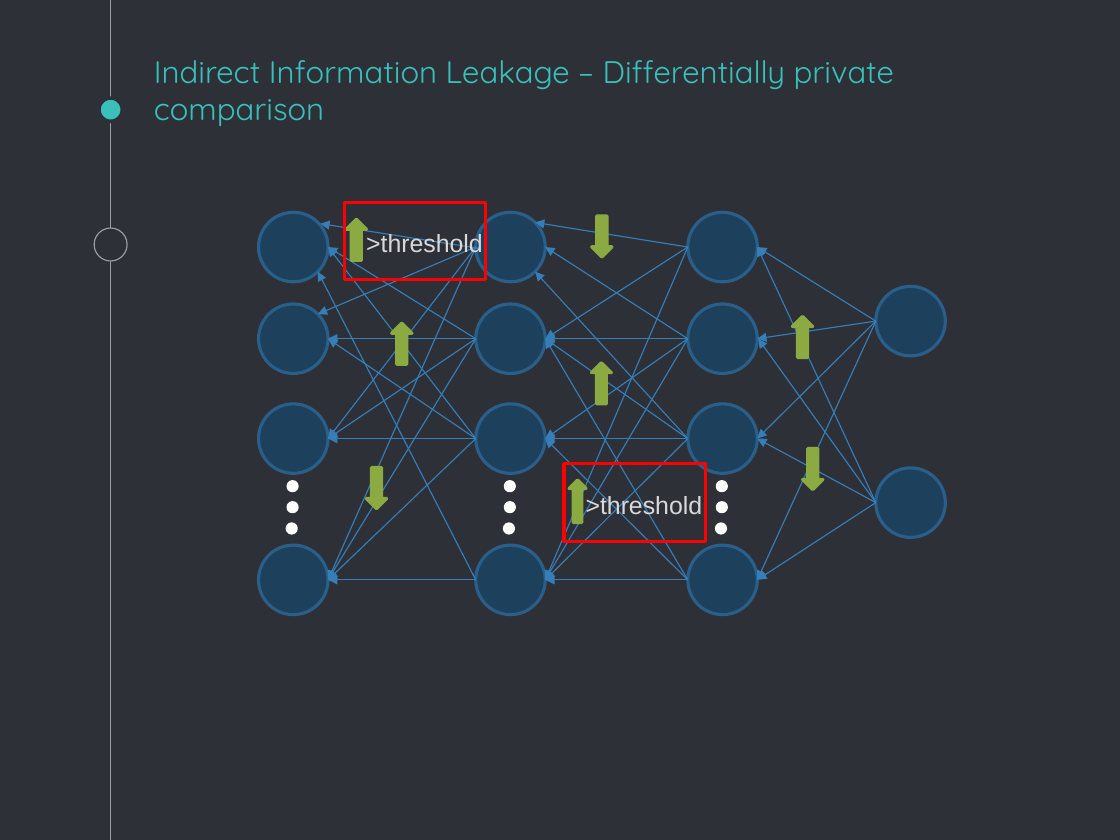
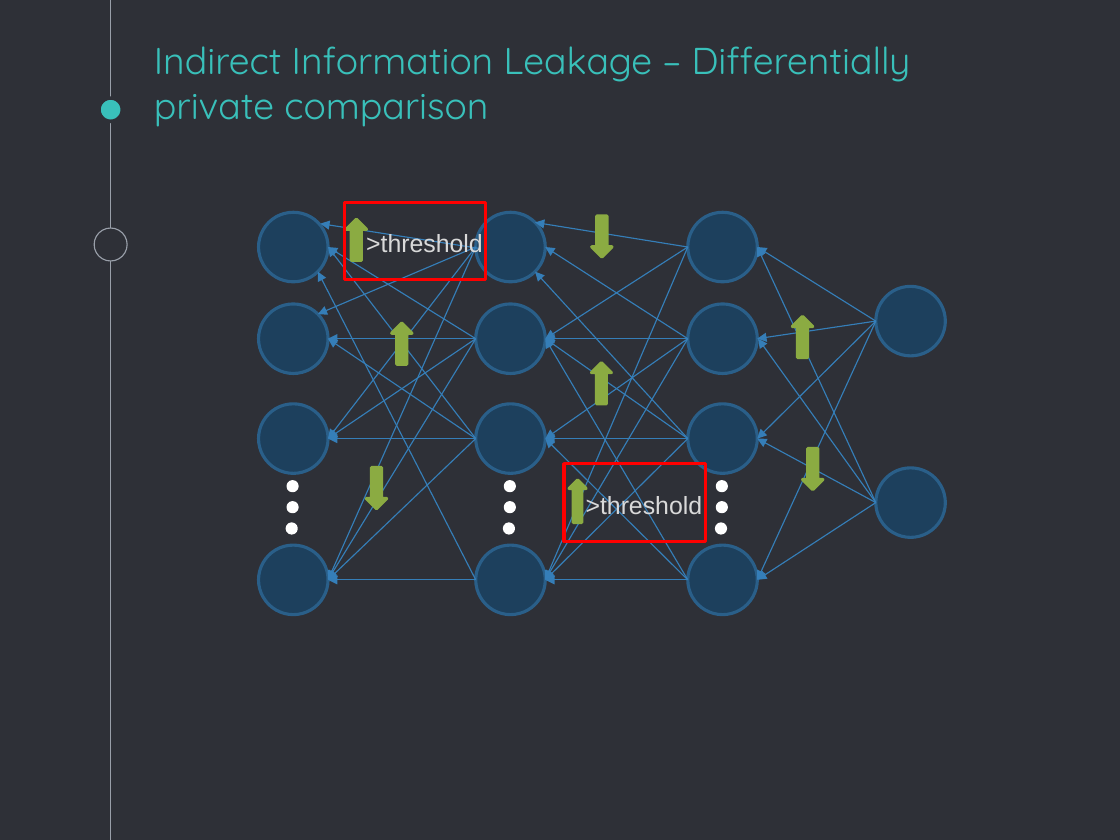
Before and after one commit to vaibhav90/Reading_Exam, a slide deck: slide 16 of Presentation/Eleanor.pptx. Drawn at 1120x840 pixels with LibreOffice and Linux fonts; fonts in the diff are those of the drawing. Boxes give left, top, right and bottom in pixels: in the first picture for what was removed or moved away, otherwise in the second. Text is boxed around its words. In the diff, an @@ line names an element or a change of style, - is before the commit and + after.

```diff
--- a/Presentation/Eleanor.pptx
+++ b/Presentation/Eleanor.pptx
@@ title "Indirect Information Leakage – Differentially ...": place and size @@
-title "Indirect Information Leakage – Differentially ..." at (154,60,894,126)
+title "Indirect Information Leakage – Differentially ..." at (154,46,911,127)
@@ title "Indirect Information Leakage – Differentially ..." at (154,46,911,127): size 20 to 24 pt @@
```
Also in this commit, not shown: 13 other slides changed, 4 slides removed.
